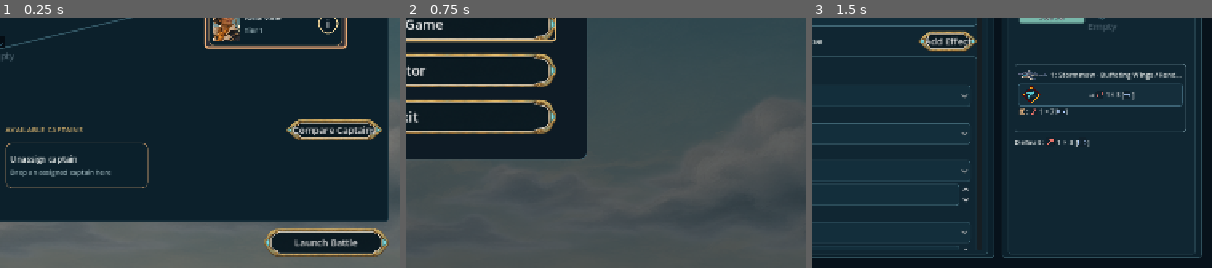
Above: before the commit, frames 1-3 (left to right).
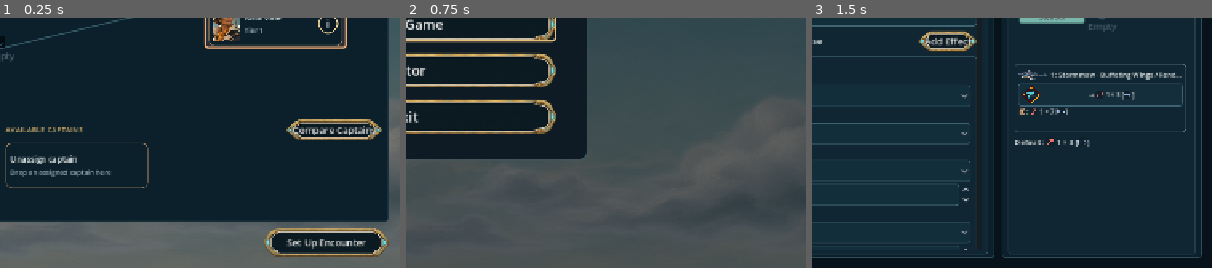
Above: after the commit, the same moments.

Repository: jkeywo/aetherpunk-fleet
Game: Godot game, scene res://scenes/fleet_preparation.tscn
Two runs of this game, one before a commit and one after it. Both use one fixed random seed, a clock stepped at 60 frames per second and the inputs below. This scene is started directly instead of the project's main scene.
Inputs:
- Up to frame 1 (0.25 s): no input
- Up to frame 2 (0.75 s): click "Back" at 0.5 s
- Up to frame 3 (1.5 s): click "Editor" at 1.25 s
The pictures show only the part of the screen within x 50-100%, y 50-100%; the shares and areas given below are measured in that part.

The runs differ from the first frame. In frame 1, 0.4% of the frame differs, in the area x 71-92%, y 88-93%; in frame 2, nothing differs; in frame 3, nothing differs.

Commit message:
Add encounter setup after fleet preparation

Diff:
--- /dev/null
+++ b/scenes/encounter_setup.tscn
@@ -0,0 +1,12 @@
+[gd_scene load_steps=2 format=3]
+
+[ext_resource type="Script" path="res://scripts/encounter_setup.gd" id="1"]
+
+[node name="EncounterSetup" type="Control"]
+layout_mode = 3
+anchors_preset = 15
+anchor_right = 1.0
+anchor_bottom = 1.0
+grow_horizontal = 2
+grow_vertical = 2
+script = ExtResource("1")
--- a/scripts/battle_session.gd
+++ b/scripts/battle_session.gd
@@ -4,6 +4,8 @@
 var editor_playtest: bool = false
 var preparation_draft: Dictionary = {}
 var prepared_content: Dictionary = {}
+var encounter_content: Dictionary = {}
+var encounter_fingerprint := ""
 
 
 func battle_content(saved: Dictionary) -> Dictionary:
--- /dev/null
+++ b/scripts/encounter_setup.gd
@@ -0,0 +1,233 @@
+extends Control
+
+const Catalog = preload("res://scripts/content_catalog.gd")
+const Geometry = preload("res://scripts/battle_geometry.gd")
+const Rules = preload("res://scripts/rules/rule_registry.gd")
+
+var draft: Dictionary
+var slots: Array = ["", "", "", ""]
+var monsters: Dictionary = {}
+var selected_monster := ""
+var selected_slot := -1
+var formation: Control
+var inspector: VBoxContainer
+var start_button: Button
+var status: Label
+
+func _ready() -> void:
+	draft = BattleSession.encounter_content.duplicate(true)
+	if draft.is_empty():
+		get_tree().change_scene_to_file.call_deferred("res://scenes/fleet_preparation.tscn")
+		return
+	for monster in draft.leviathans:
+		monsters[monster.id] = monster
+	for entry in draft.setup.enemies:
+		slots[Geometry.POSITIONS.find(entry.position)] = entry.enemy
+	theme = preload("res://scripts/ui_theme.gd").make()
+	_build()
+	for point in slots.size():
+		if slots[point] != "":
+			selected_slot = point
+			selected_monster = slots[point]
+			break
+	_render()
+
+func _build() -> void:
+	var sky = preload("res://scripts/sky_background.gd").new()
+	sky.set_anchors_and_offsets_preset(Control.PRESET_FULL_RECT)
+	add_child(sky)
+	var margin := MarginContainer.new()
+	margin.set_anchors_and_offsets_preset(Control.PRESET_FULL_RECT)
+	for side in ["left", "right", "top", "bottom"]:
+		margin.add_theme_constant_override("margin_" + side, 18)
+	add_child(margin)
+	var outer := VBoxContainer.new()
+	outer.add_theme_constant_override("separation", 10)
+	margin.add_child(outer)
+	var header := HBoxContainer.new()
+	outer.add_child(header)
+	var title := _label(header, "ENCOUNTER SETUP", 26)
+	title.size_flags_horizontal = Control.SIZE_EXPAND_FILL
+	_button(header, "Back to Fleet", _back)
+	_label(outer, "Drag monsters onto the formation. Rearrange placed monsters by dragging them between slots. Click a monster to inspect its stats and cards.")
+	var columns := HBoxContainer.new()
+	columns.size_flags_vertical = Control.SIZE_EXPAND_FILL
+	columns.add_theme_constant_override("separation", 18)
+	outer.add_child(columns)
+	var board_scroll := ScrollContainer.new()
+	board_scroll.size_flags_horizontal = Control.SIZE_EXPAND_FILL
+	columns.add_child(board_scroll)
+	var board := VBoxContainer.new()
+	board.size_flags_horizontal = Control.SIZE_EXPAND_FILL
+	board_scroll.add_child(board)
+	formation = preload("res://scripts/formation_view.gd").new()
+	formation.large_cards = true
+	formation.custom_minimum_size = Vector2(470, 370)
+	formation.position_selected.connect(_select_slot)
+	board.add_child(formation)
+	_label(board, "MONSTERS", 16)
+	var roster := HFlowContainer.new()
+	roster.name = "MonsterRoster"
+	board.add_child(roster)
+	for monster in monsters.values():
+		var button := _button(roster, monster.name, _inspect_monster.bind(monster.id))
+		button.set_drag_forwarding(_begin_drag.bind(monster.id, -1, button), Callable(), Callable())
+	var scroll := ScrollContainer.new()
+	scroll.custom_minimum_size.x = 360
+	scroll.size_flags_horizontal = Control.SIZE_EXPAND_FILL
+	scroll.size_flags_stretch_ratio = .72
+	scroll.horizontal_scroll_mode = ScrollContainer.SCROLL_MODE_DISABLED
+	columns.add_child(scroll)
+	inspector = VBoxContainer.new()
+	inspector.size_flags_horizontal = Control.SIZE_EXPAND_FILL
+	inspector.add_theme_constant_override("separation", 8)
+	scroll.add_child(inspector)
+	var footer := HBoxContainer.new()
+	outer.add_child(footer)
+	status = _label(footer, "")
+	status.size_flags_horizontal = Control.SIZE_EXPAND_FILL
+	start_button = _button(footer, "Start Battle", _start)
+
+func _label(parent: Node, value: String, font_size: int = 15) -> Label:
+	var label := Label.new()
+	label.text = value
+	label.autowrap_mode = TextServer.AUTOWRAP_WORD_SMART
+	label.add_theme_font_size_override("font_size", font_size)
+	parent.add_child(label)
+	return label
+
+func _button(parent: Node, value: String, callback: Callable) -> Button:
+	var button := Button.new()
+	button.text = value
+	button.pressed.connect(callback)
+	parent.add_child(button)
+	return button
+
+func _render() -> void:
+	var enemies: Array = []
+	var positions: Array = [-1, -1, -1, -1]
+	var card_count := 0
+	draft.setup.enemies.clear()
+	for point in slots.size():
+		var id: String = slots[point]
+		if id.is_empty():
+			continue
+		positions[point] = enemies.size()
+		var monster: Dictionary = monsters[id]
+		enemies.append(monster.merged({"default_text": Catalog.effects_text(monster.default_action, monster.name)}))
+		draft.setup.enemies.append({"enemy": id, "position": Geometry.POSITIONS[point]})
+		for entry in monsters[id].stance_loadout:
+			card_count += int(entry.count)
+	formation.configure({"enemies": enemies, "enemy_formation": positions}, true)
+	for point in slots.size():
+		var widget: Button = formation.widgets[point]
+		var drag_source := Callable()
+		if slots[point] != "":
+			drag_source = _begin_drag.bind(slots[point], point, widget)
+		widget.set_drag_forwarding(drag_source, _can_drop.bind(point), _drop.bind(point))
+	start_button.disabled = enemies.is_empty()
+	status.text = "Place at least one monster." if enemies.is_empty() else "%d monsters · %d stance cards" % [enemies.size(), card_count]
+	_inspect()
+
+func _select_slot(point: int) -> void:
+	if slots[point] == "":
+		return
+	selected_slot = point
+	selected_monster = slots[point]
+	_inspect()
+
+func _inspect_monster(id: String) -> void:
+	selected_slot = -1
+	selected_monster = id
+	_inspect()
+
+func _inspect() -> void:
+	for child in inspector.get_children():
+		inspector.remove_child(child)
+		child.queue_free()
+	if selected_monster == "":
+		_label(inspector, "Select a monster to inspect it.")
+		return
+	var monster: Dictionary = monsters[selected_monster]
+	_label(inspector, monster.name, 23).set_meta("plain_text", true)
+	_label(inspector, "Hull %d · Armour %d · Weapon %d %s" % [monster.hull, monster.armour, monster.weapon.damage, monster.weapon.range])
+	if selected_slot >= 0:
+		_label(inspector, Geometry.POSITION_NAMES[selected_slot]).set_meta("plain_text", true)
+		_button(inspector, "Remove from encounter", _remove_selected)
+	_label(inspector, "Default action", 16)
+	var fallback := Catalog.effects_text(monster.default_action, monster.name)
+	_label(inspector, fallback if not fallback.is_empty() else "None")
+	_label(inspector, "Stance cards", 18)
+	var counts: Dictionary = {}
+	for entry in monster.stance_loadout:
+		counts[entry.stance] = counts.get(entry.stance, 0) + int(entry.count)
+	for stance in monster.stances:
+		if not counts.has(stance.id):
+			continue
+		var panel := PanelContainer.new()
+		inspector.add_child(panel)
+		var card := VBoxContainer.new()
+		panel.add_child(card)
+		var copies: int = counts[stance.id]
+		var quantity := "1 copy" if copies == 1 else "%d copies" % copies
+		_label(card, "%s · %s" % [stance.name, quantity], 16).set_meta("plain_text", true)
+		var intent := Catalog.effects_text(stance.effects, monster.name)
+		_label(card, "Intent — " + (intent if not intent.is_empty() else "None"))
+		for reaction in stance.reactions:
+			_label(card, reaction.name + " — " + Rules.reaction_condition_text(reaction.conditions, monster.name) + " → " + Catalog.effects_text(reaction.effects, monster.name))
+
+func _begin_drag(_position: Vector2, id: String, origin: int, control: Control) -> Dictionary:
+	var preview := Label.new()
+	preview.text = monsters[id].name
+	preview.mouse_filter = Control.MOUSE_FILTER_IGNORE
+	control.set_drag_preview(preview)
+	var notes: Dictionary = {}
+	for point in slots.size():
+		if point == origin:
+			continue
+		var widget: Button = formation.widgets[point]
+		var label := "Place monster"
+		if slots[point] != "":
+			label = "Swap monsters" if origin >= 0 else "Replace monster"
+		notes[widget.get_meta("ship_index", 100 + point)] = label
+	formation.show_rule_preview(notes)
+	return {"encounter": get_instance_id(), "monster": id, "origin": origin}
+
+func _can_drop(_position: Vector2, data: Variant, point: int) -> bool:
+	if not data is Dictionary or data.get("encounter") != get_instance_id():
+		return false
+	var origin: int = data.get("origin", -1)
+	return monsters.has(data.get("monster")) and origin != point and (origin == -1 or (origin in range(slots.size()) and slots[origin] == data.monster))
+
+func _drop(position: Vector2, data: Variant, point: int) -> void:
+	if not _can_drop(position, data, point):
+		return
+	if data.origin >= 0:
+		slots[data.origin] = slots[point]
+	slots[point] = data.monster
+	selected_monster = data.monster
+	selected_slot = point
+	_render()
+
+func _notification(what: int) -> void:
+	if what == NOTIFICATION_DRAG_END and is_instance_valid(formation):
+		formation.show_rule_preview()
+
+func _remove_selected() -> void:
+	slots[selected_slot] = ""
+	selected_slot = -1
+	_render()
+
+func _back() -> void:
+	BattleSession.encounter_content = draft.duplicate(true)
+	get_tree().change_scene_to_file("res://scenes/fleet_preparation.tscn")
+
+func _start() -> void:
+	var errors := Catalog.validate(draft)
+	if not errors.is_empty():
+		status.text = errors[0]
+		return
+	BattleSession.encounter_content = draft.duplicate(true)
+	BattleSession.prepared_content = draft.duplicate(true)
+	BattleSession.editor_playtest = false
+	get_tree().change_scene_to_file("res://scenes/game.tscn")
--- a/scripts/fleet_preparation.gd
+++ b/scripts/fleet_preparation.gd
@@ -203,7 +203,7 @@
 	outer.add_child(footer)
 	status = _label(footer,"",14)
 	status.custom_minimum_size.y = 46
-	launch_button = _button(footer,"Launch Battle",_launch)
+	launch_button = _button(footer,"Set Up Encounter",_launch)
 	launch_button.custom_minimum_size = Vector2(200,46)
 
 func _menu(parent: Node, caption: String, options: Array, current: Variant, callback: Callable, key: String, enabled: bool = true) -> OptionButton:
@@ -470,9 +470,12 @@
 		status.text = "Cannot launch: " + str(errors[0])
 		return
 	_remember()
-	BattleSession.prepared_content = candidate.duplicate(true)
+	if BattleSession.encounter_fingerprint == fingerprint:
+		candidate.setup.enemies = BattleSession.encounter_content.get("setup", {}).get("enemies", candidate.setup.enemies).duplicate(true)
+	BattleSession.encounter_content = candidate.duplicate(true)
+	BattleSession.encounter_fingerprint = fingerprint
 	BattleSession.editor_playtest = false
-	get_tree().change_scene_to_file("res://scenes/game.tscn")
+	get_tree().change_scene_to_file("res://scenes/encounter_setup.tscn")
 
 
 func _show_ship_info(index: int) -> void:
--- /dev/null
+++ b/tests/encounter_setup.gd
@@ -0,0 +1,61 @@
+extends "res://tests/support/v3_test.gd"
+
+func drag(control: Control, destination: Control) -> void:
+	var origin := control.get_global_transform_with_canvas() * (control.size / 2)
+	await motion(origin)
+	await mouse(origin, true)
+	await motion(origin + Vector2(0, -60), true)
+	expect(root.gui_is_dragging(), "Monster drag did not start.")
+	var point := destination.get_global_transform_with_canvas() * (destination.size / 2)
+	await motion(point, true)
+	await mouse(point, false)
+	await flush()
+
+func _run() -> void:
+	root.size = Vector2i(1280, 800)
+	var store = root.get_node("ContentStore")
+	store.saved = fixture.duplicate(true)
+	var original: Dictionary = store.saved.duplicate(true)
+	change_scene_to_file("res://scenes/fleet_preparation.tscn")
+	await scene_changed
+	current_scene.launch_button.pressed.emit()
+	await scene_changed
+	var setup = current_scene
+	await flush()
+	expect(setup.name == "EncounterSetup", "Fleet preparation skipped encounter setup.")
+	var roster := setup.find_child("MonsterRoster", true, false) as Control
+	var id: String = setup.slots[0]
+	var option: Button = roster.get_child(Catalog.index_by_id(fixture.leviathans, id))
+	await drag(option, setup.formation.widgets[2])
+	expect(setup.slots[0] == id and setup.slots[2] == id, "Roster drag did not add a duplicate.")
+	expect(setup.selected_slot == 2 and setup.inspector.get_child_count() > 5, "Placed monster details did not open.")
+	var upper: String = setup.slots[1]
+	await drag(setup.formation.widgets[2], setup.formation.widgets[1])
+	expect(setup.slots[1] == id and setup.slots[2] == upper, "Placed monsters did not swap.")
+	setup._back()
+	await scene_changed
+	current_scene.launch_button.pressed.emit()
+	await scene_changed
+	setup = current_scene
+	expect(setup.slots[0] == id and setup.slots[1] == id, "Returning to Fleet lost encounter edits.")
+	setup.start_button.pressed.emit()
+	await scene_changed
+	var battle = current_scene.state
+	var first: int = battle.enemy_formation[0]
+	var second: int = battle.enemy_formation[1]
+	expect(first != second and battle.enemies[first].id == id and battle.enemies[second].id == id, "Battle did not create independent monsters.")
+	var expected_cards := 0
+	for entry in battle.enemies[first].stance_loadout:
+		expected_cards += int(entry.count)
+	for index in [first, second]:
+		expect(battle.stance_cards.filter(func(card): return card.owner == -1 - index).size() == expected_cards, "Duplicate lost its own stance cards.")
+	expect(store.saved == original, "Encounter setup modified authored content.")
+	change_scene_to_file("res://scenes/encounter_setup.tscn")
+	await scene_changed
+	setup = current_scene
+	for point in setup.slots.size():
+		if setup.slots[point] != "":
+			setup._select_slot(point)
+			setup._remove_selected()
+	expect(setup.start_button.disabled and setup.draft.setup.enemies.is_empty(), "Empty encounter can start.")
+	done("Encounter setup")
--- a/tests/fleet_deck_preview.gd
+++ b/tests/fleet_deck_preview.gd
@@ -77,5 +77,7 @@
 	var expected_keys: Array = Catalog.compile(prep._candidate()).deck_keys.duplicate()
 	prep.launch_button.pressed.emit()
 	await scene_changed
+	current_scene.start_button.pressed.emit()
+	await scene_changed
 	expect(current_scene.state.init_error == "" and current_scene.state.card_keys == expected_keys, "Launching from Fleet Deck did not use the previewed assembled deck.")
 	done("Tabbed fleet deck preview")
--- a/tests/fleet_preparation.gd
+++ b/tests/fleet_preparation.gd
@@ -88,6 +88,8 @@
 	expect(prep.draft.setup.fleet == chosen,"Returning from main menu lost session preparation.")
 	prep.launch_button.pressed.emit()
 	await scene_changed
+	current_scene.start_button.pressed.emit()
+	await scene_changed
 	var battle = current_scene
 	battle.feedback.duration_scale = 0.01
 	expect(battle.state.document.setup.fleet == chosen and battle.state.card_keys.size() == 16,"Launch ignored prepared levels/loadout.")
--- a/tests/smoke_flow.gd
+++ b/tests/smoke_flow.gd
@@ -8,6 +8,8 @@
 	await scene_changed
 	expect(current_scene.name == "FleetPreparation", "Main menu bypassed fleet preparation.")
 	current_scene.launch_button.pressed.emit()
+	await scene_changed
+	current_scene.start_button.pressed.emit()
 	await scene_changed
 	var b = current_scene
 	b.feedback.duration_scale = 0.01
Not shown, added: scripts/encounter_setup.gd.uid
Not shown, added: tests/encounter_setup.gd.uid
